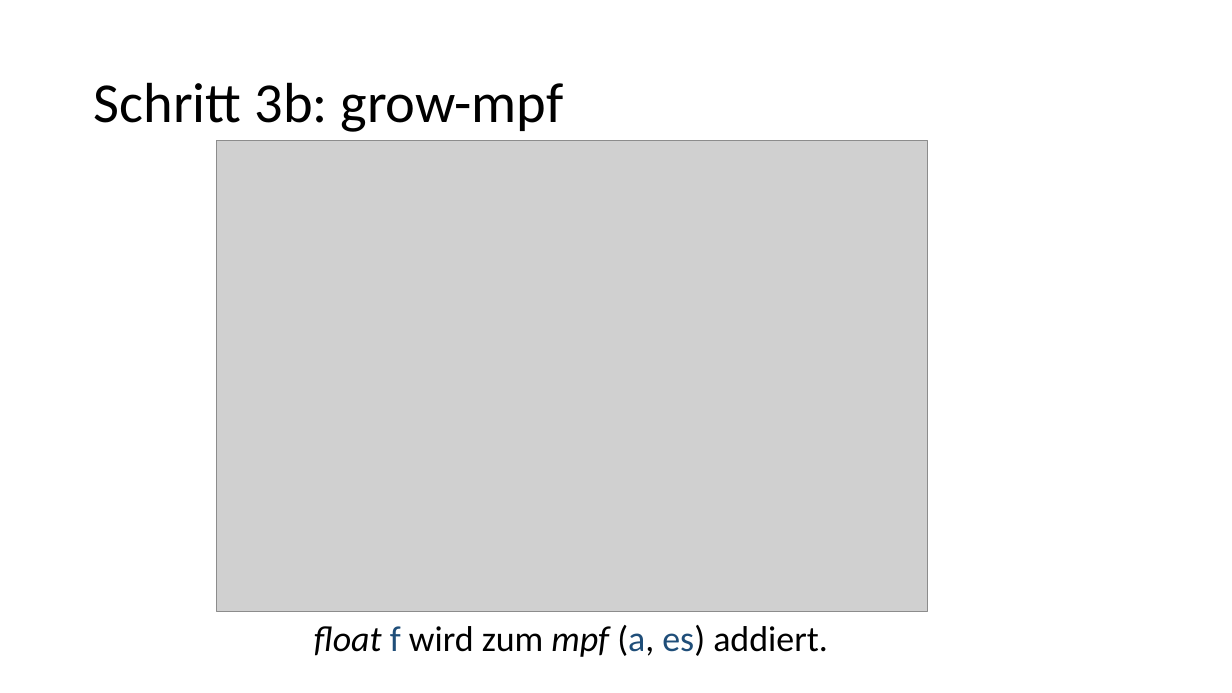
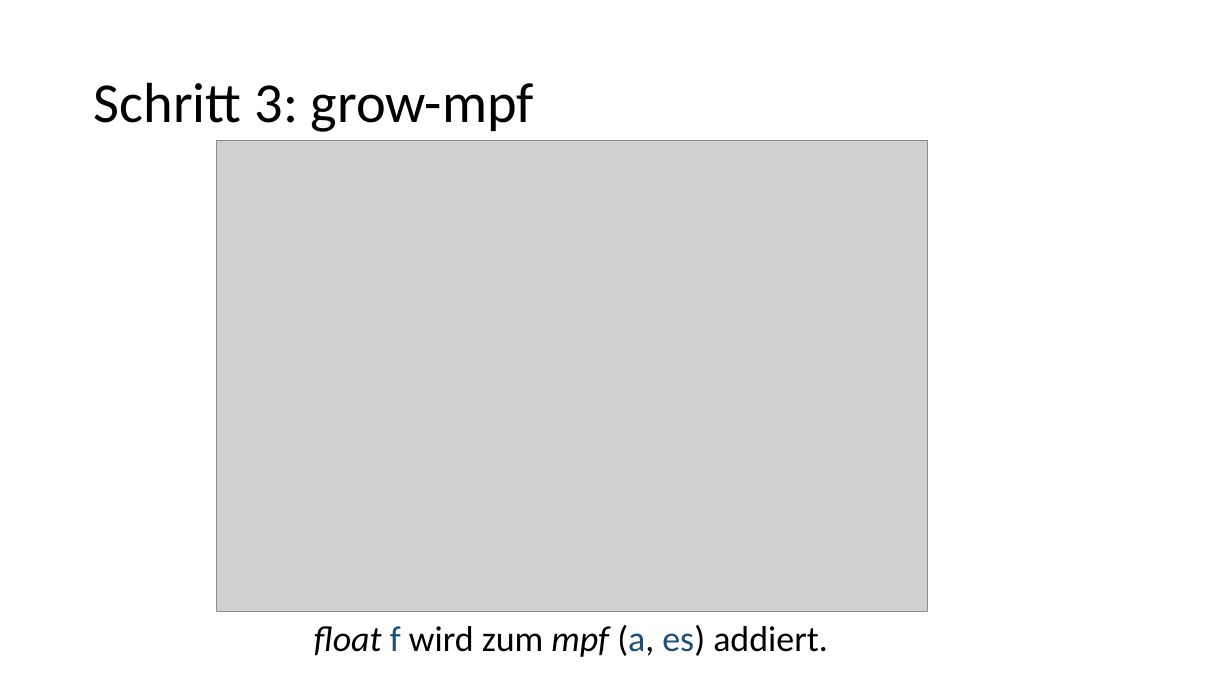
Before and after one commit to Helli/IsabelleBasicNumericalProofs, a slide deck: slide 11 of Vortrag.pptx (slide 12 before the commit). Drawn at 1232x693 pixels with LibreOffice and Linux fonts; fonts in the diff are those of the drawing; grey boxes stand for pictures. Boxes give left, top, right and bottom in pixels: in the first picture for what was removed or moved away, otherwise in the second. Text is boxed around its words. In the diff, an @@ line names an element or a change of style, - is before the commit and + after.

```diff
--- a/Vortrag.pptx
+++ b/Vortrag.pptx
@@ title at bbox=[94, 82, 534, 132]: text changed @@
-Schritt 3b: grow-mpf
+Schritt 3: grow-mpf
```
Also in this commit, not shown: 9 other slides changed, 1 slide added, 4 slides removed, 1 other file.
